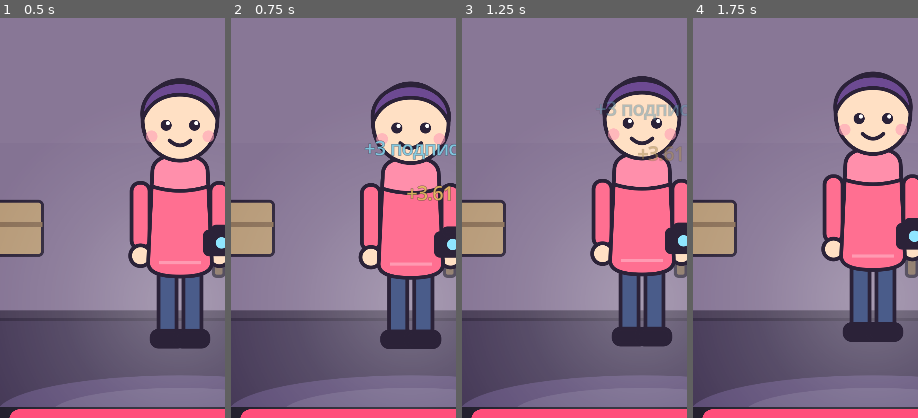
Above: before the commit, frames 1-4 (left to right).
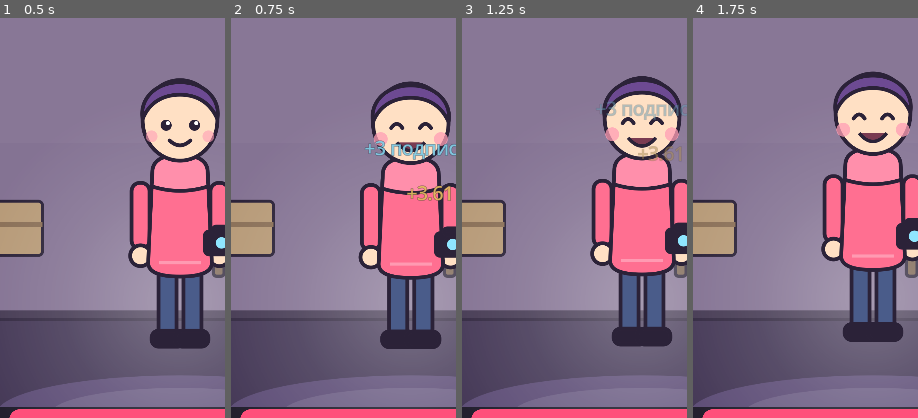
Above: after the commit, the same moments.

Repository: mcvadi777-code/clipstar
Game: Godot game, scene res://scenes/main.tscn
Same seed, same stepped clock (60 frames per second), same inputs: the game is played once before the commit and once after it.
Inputs:
- Up to frame 1 (0.5 s): no input
- Up to frame 2 (0.75 s): click "Снять ролик" at 0.5 s
- Up to frame 3 (1.25 s): no input
- Up to frame 4 (1.75 s): click "вкл" at 1.25 s
The pictures show only the part of the screen within x 10-60%, y 34-84%; the shares and areas given below are measured in that part.

Frame 1 is identical in both runs. In frame 2, 0.5% of the frame differs, in the area x 63-97%, y 26-34%; in frame 3, 0.6%; in frame 4, 0.6%, in the area x 63-97%, y 23-32%.
Error before the commit: Invalid call. Nonexistent function 'set_expression' in base 'Control (StudioView)'. (res://scripts/ui/main.gd:265)

Commit message:
2d: scripts/world/studio_view.gd

Diff:
--- a/scripts/world/studio_view.gd
+++ b/scripts/world/studio_view.gd
@@ -14,6 +14,8 @@
 var stage: int = 0
 var _time: float = 0.0
 var _tap_scale: float = 1.0
+var _expression: String = "smile"
+var _expression_timer: float = 0.0
 
 
 func _ready() -> void:
@@ -44,7 +46,7 @@
 	add_child(char_root)
 
 	character = TextureRect.new()
-	character.texture = load(ART + "char.svg")
+	character.texture = load(ART + "char_smile.svg")
 	character.expand_mode = TextureRect.EXPAND_IGNORE_SIZE
 	character.stretch_mode = TextureRect.STRETCH_KEEP_ASPECT_CENTERED
 	character.size = Vector2(CHAR_W, CHAR_H)
@@ -69,12 +71,25 @@
 	if glow_node != null:
 		var g2: TextureRect = glow_node as TextureRect
 		g2.position = Vector2(size.x * 0.5 - 500.0, size.y - 760.0 + bob * 0.5)
+	if _expression_timer > 0.0:
+		_expression_timer -= delta
+		if _expression_timer <= 0.0:
+			set_expression("smile")
 	_tap_scale = lerpf(_tap_scale, 1.0, minf(delta * 9.0, 1.0))
 	character.scale = Vector2(_tap_scale, 2.0 - _tap_scale)
 
 
+func set_expression(name: String) -> void:
+	if _expression == name or character == null:
+		return
+	_expression = name
+	character.texture = load(ART + "char_" + name + ".svg")
+	_expression_timer = 1.2
+
+
 func play_tap() -> void:
 	_tap_scale = 1.06
+	set_expression("wow")
 
 
 func _gui_input(event: InputEvent) -> void:
